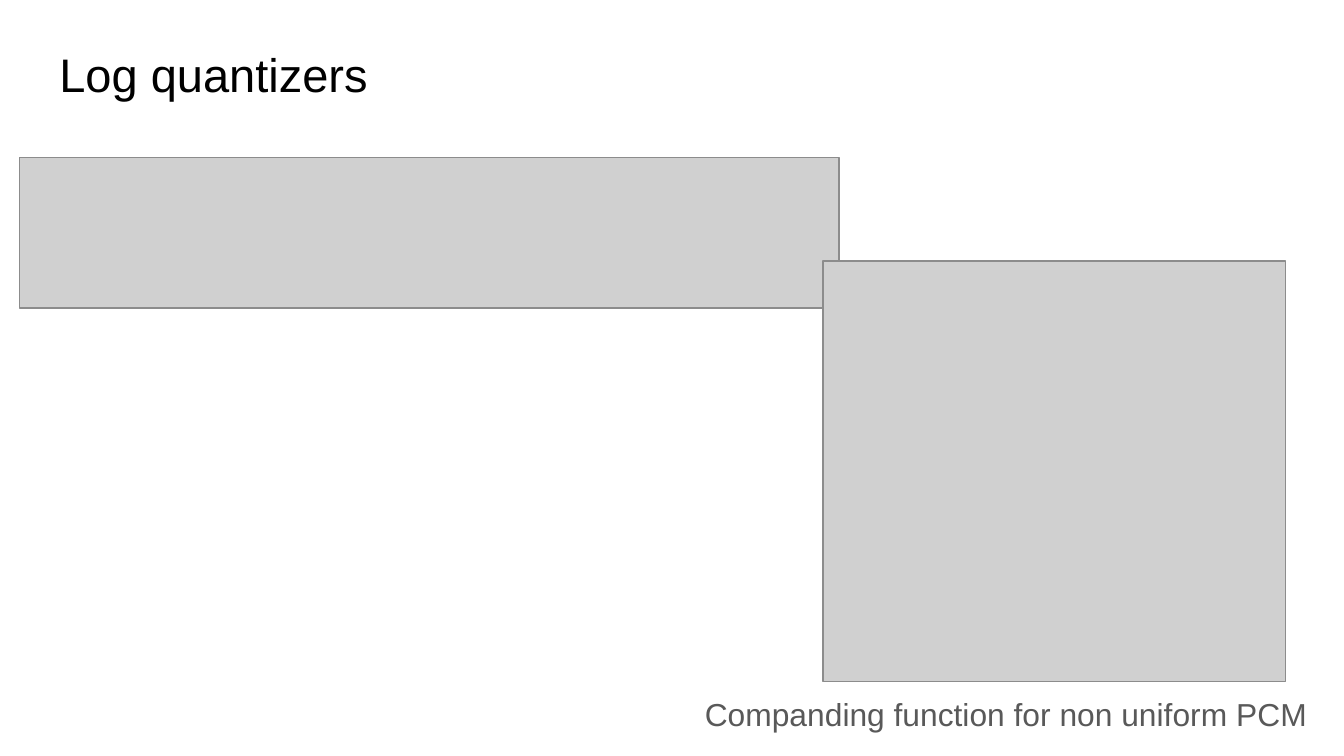
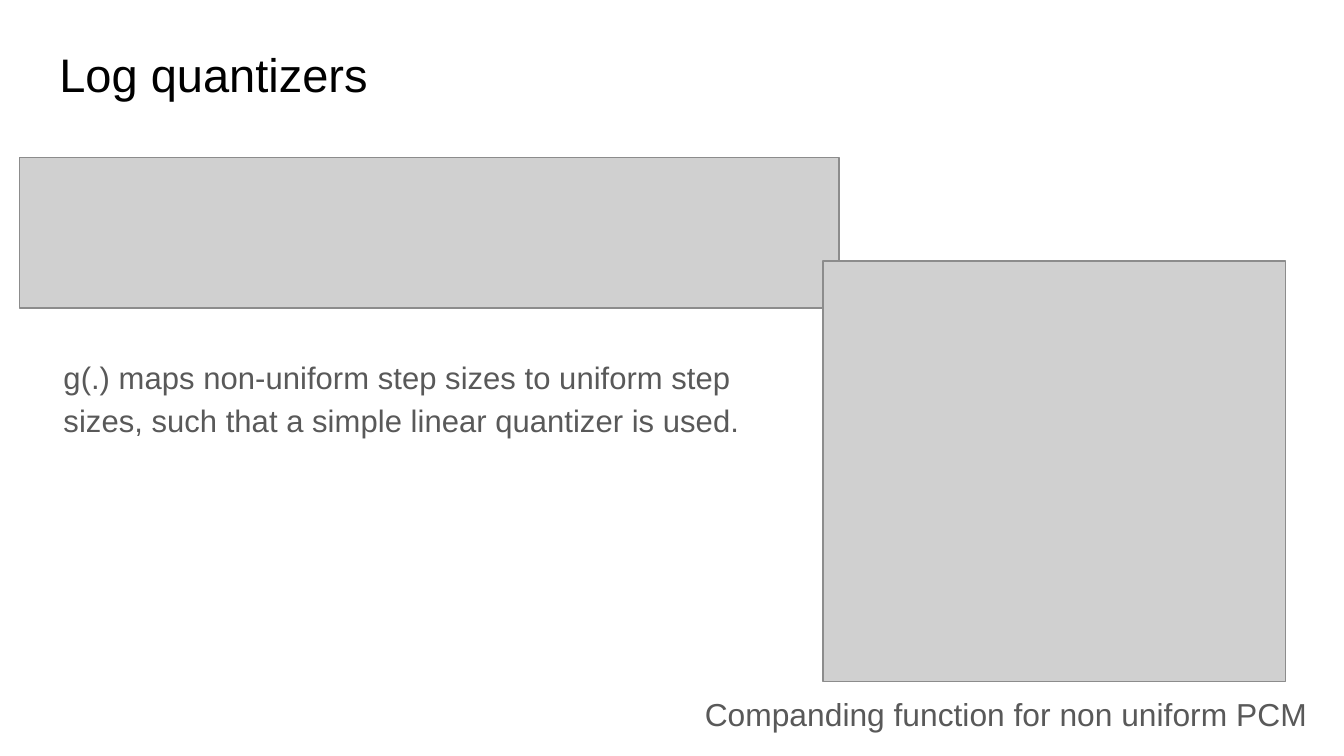
Before and after one commit to xserra/audio-coding-materials, a slide deck: slide 12 of lectures/2. Quantization and _entropy coding.pptx. Drawn at 1344x756 pixels with LibreOffice and Linux fonts; fonts in the diff are those of the drawing; grey boxes stand for pictures. Boxes give left, top, right and bottom in pixels: in the first picture for what was removed or moved away, otherwise in the second. Text is boxed around its words. In the diff, an @@ line names an element or a change of style, - is before the commit and + after.

```diff
--- a/lectures/2. Quantization and _entropy coding.pptx
+++ b/lectures/2. Quantization and _entropy coding.pptx
@@ text added at (x1=63, y1=366, x2=739, y2=438), 16.6 pt, text #595959 @@
+g(.) maps non-uniform step sizes to uniform step sizes, such that a simple linear quantizer is used.
```
Also in this commit, not shown: 5 other slides changed.
